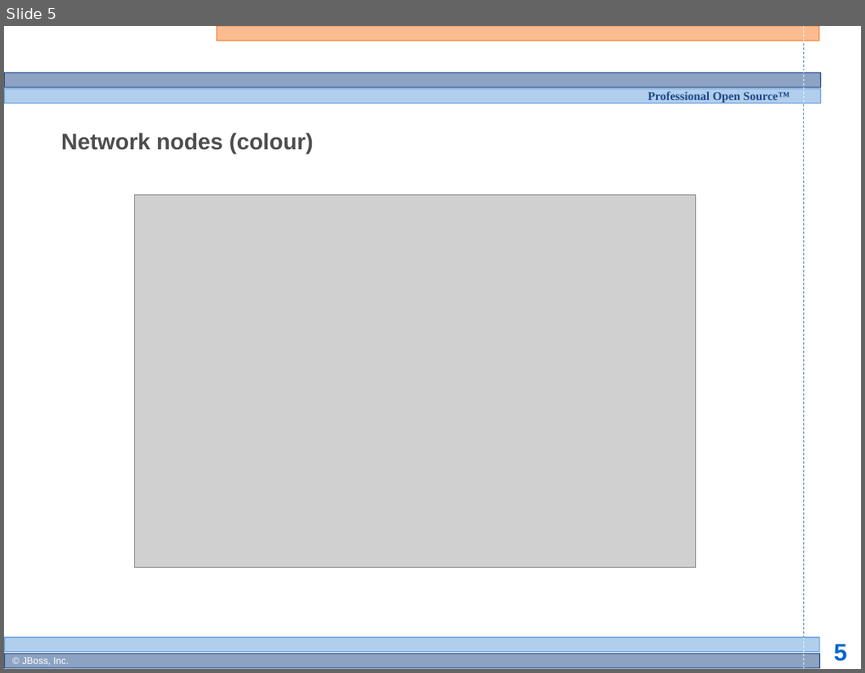
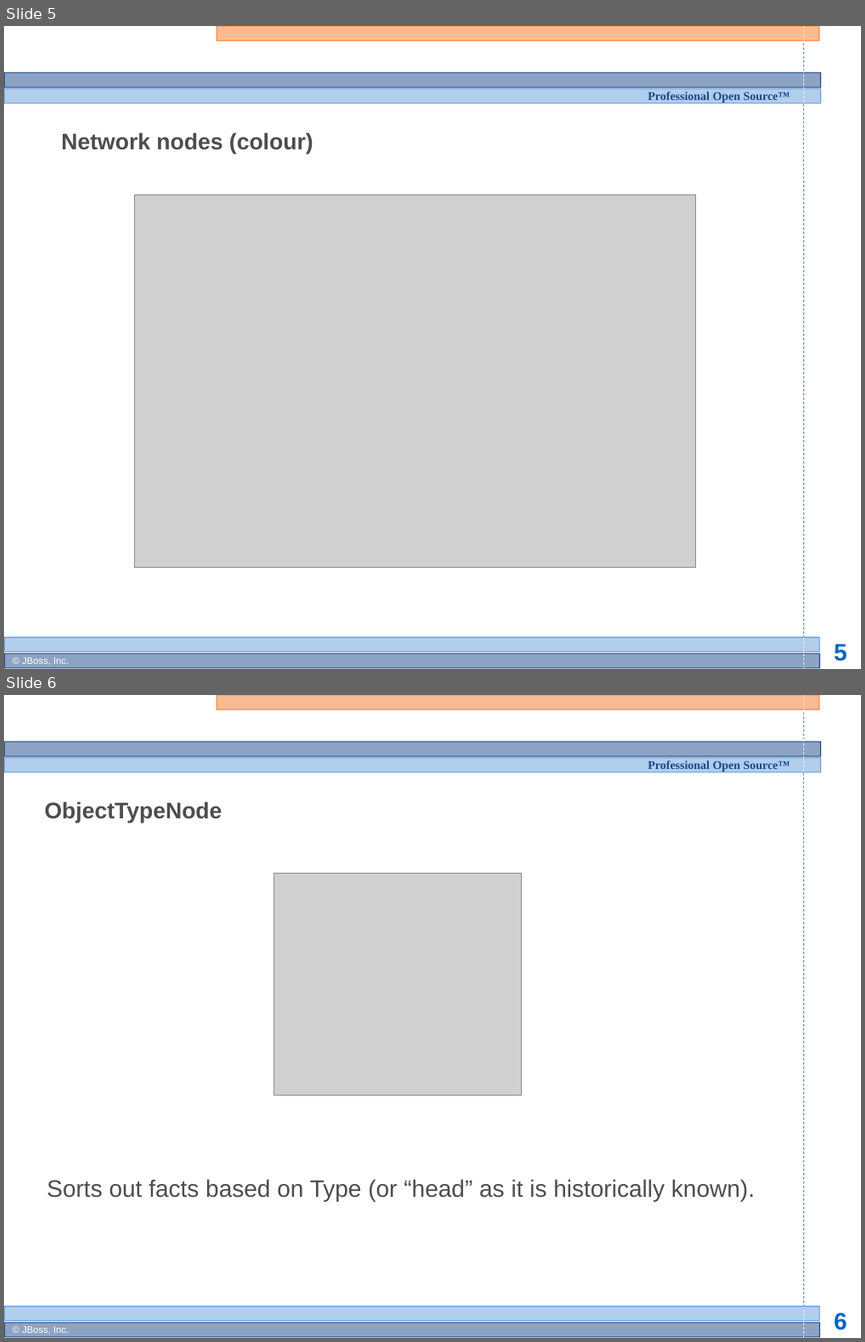
Before and after one commit to bobmcwhirter/drools, a slide deck: documentation/training/developers-course/Module 4 - Rule Engine Concepts 2.odp. Shown one above the other, each under a label of ours: slide 5 before the commit, slides 5 and 6 after it. The pictures are 865x673 and 865x1342 pixels, drawn with LibreOffice and Linux fonts; fonts in the diff are those of the drawing; grey boxes stand for pictures; background and template pictures are left out. Boxes give left, top, right and bottom in pixels: in the first picture for what was removed or moved away, otherwise in the second. Text is boxed around its words. In the diff, an @@ line names an element or a change of style, - is before the commit and + after.

```diff
--- a/documentation/training/developers-course/Module 4 - Rule Engine Concepts 2.odp
+++ b/documentation/training/developers-course/Module 4 - Rule Engine Concepts 2.odp
@@ slide 6 added at (x1=4, y1=695, x2=861, y2=1338), background #FFFFFF; not listed: 13 template elements that a slide beside it also shows @@
@@ title added at (x1=45, y1=801, x2=222, y2=823), 19 pt, text #4D4D4D, bold @@
+ObjectTypeNode
@@ picture added at (x1=274, y1=873, x2=522, y2=1095) @@
@@ subtitle added at (x1=46, y1=1179, x2=755, y2=1201), 20 pt, text #4D4D4D @@
+Sorts out facts based on Type (or “head” as it is historically known).
```
Also in this commit, not shown: 3 other slides added.
